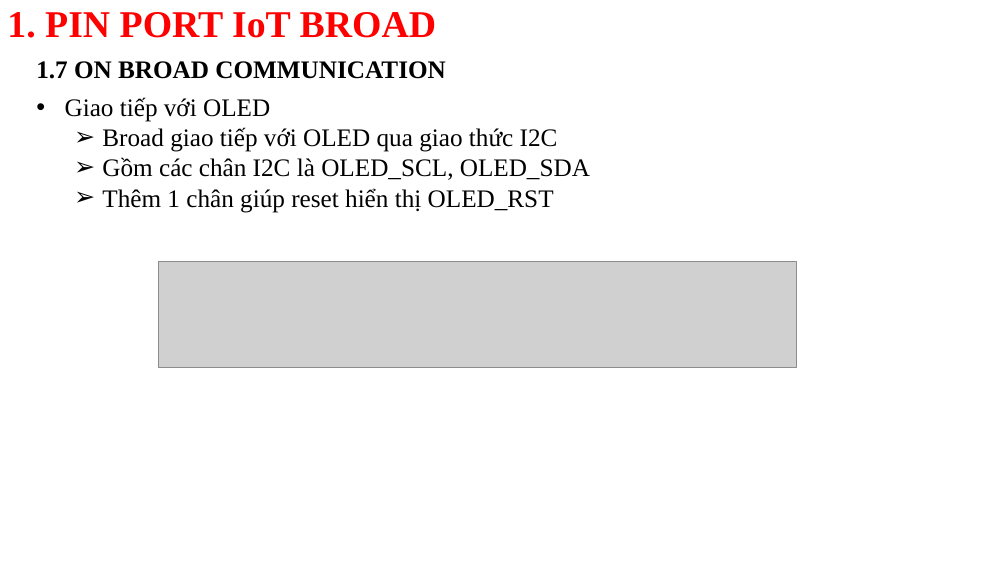
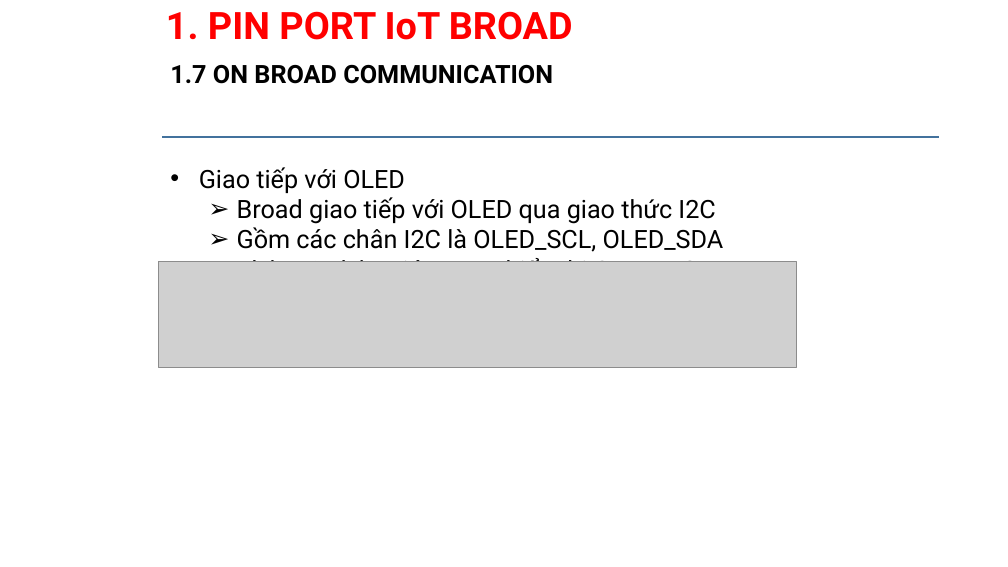
Before and after one commit to daotuyen9244/Indruino-Iot-Project, a slide deck: slide 9 of FW/Phuc/WEEK1_wifi kit 32 broad/SLITE WIFI KIT 32.pptx (slide 8 before the commit). Drawn at 1008x567 pixels with LibreOffice and Linux fonts; fonts in the diff are those of the drawing; grey boxes stand for pictures; background and template pictures are left out. Boxes give left, top, right and bottom in pixels: in the first picture for what was removed or moved away, otherwise in the second. Text is boxed around its words. In the diff, an @@ line names an element or a change of style, - is before the commit and + after.

```diff
--- a/FW/Phuc/WEEK1_wifi kit 32 broad/SLITE WIFI KIT 32.pptx
+++ b/FW/Phuc/WEEK1_wifi kit 32 broad/SLITE WIFI KIT 32.pptx
@@ text "1. PIN PORT IoT BROAD": place and size @@
-text "1. PIN PORT IoT BROAD" at bbox=[7, 12, 436, 38]
+text "1. PIN PORT IoT BROAD" at bbox=[166, 11, 573, 40]
@@ text "1.7 ON BROAD COMMUNICATION": place and size @@
-text "1.7 ON BROAD COMMUNICATION" at bbox=[36, 61, 445, 79]
+text "1.7 ON BROAD COMMUNICATION" at bbox=[170, 64, 553, 84]
@@ rectangle added at bbox=[163, 136, 939, 138], fill #D9D9D9, outline #43739E 1 pt @@
@@ font Times New Roman to Roboto in 3 elements at bbox=[170, 64, 553, 84], bbox=[166, 11, 573, 40], bbox=[199, 167, 724, 262] @@
@@ text "Giao tiếp với OLED": place and size @@
-text "Giao tiếp với OLED" at bbox=[65, 97, 590, 213]
+text "Giao tiếp với OLED" at bbox=[199, 167, 724, 262]
```
Also in this commit, not shown: 12 other slides changed, 2 slides added, 12 other files.
